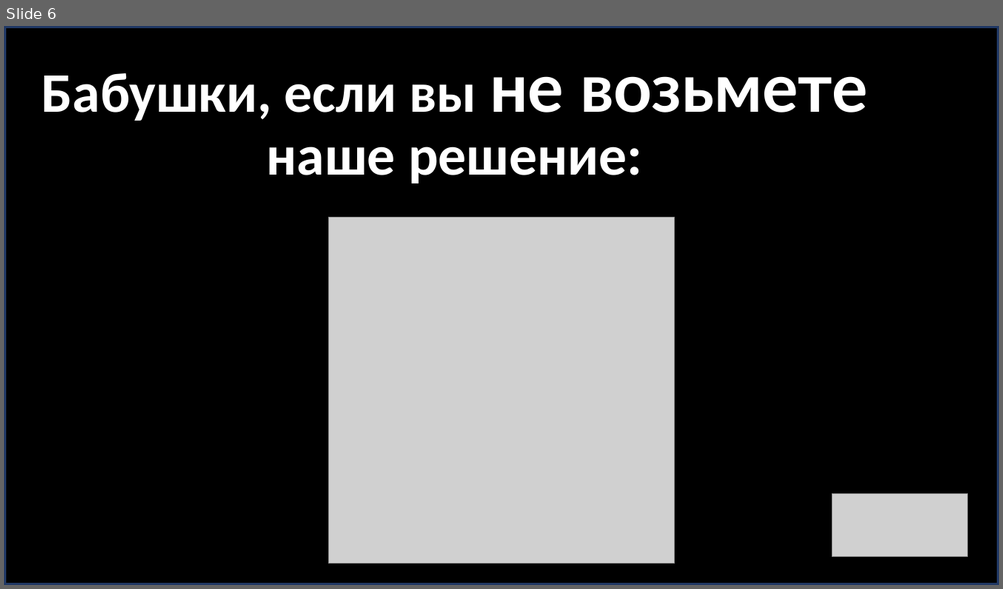
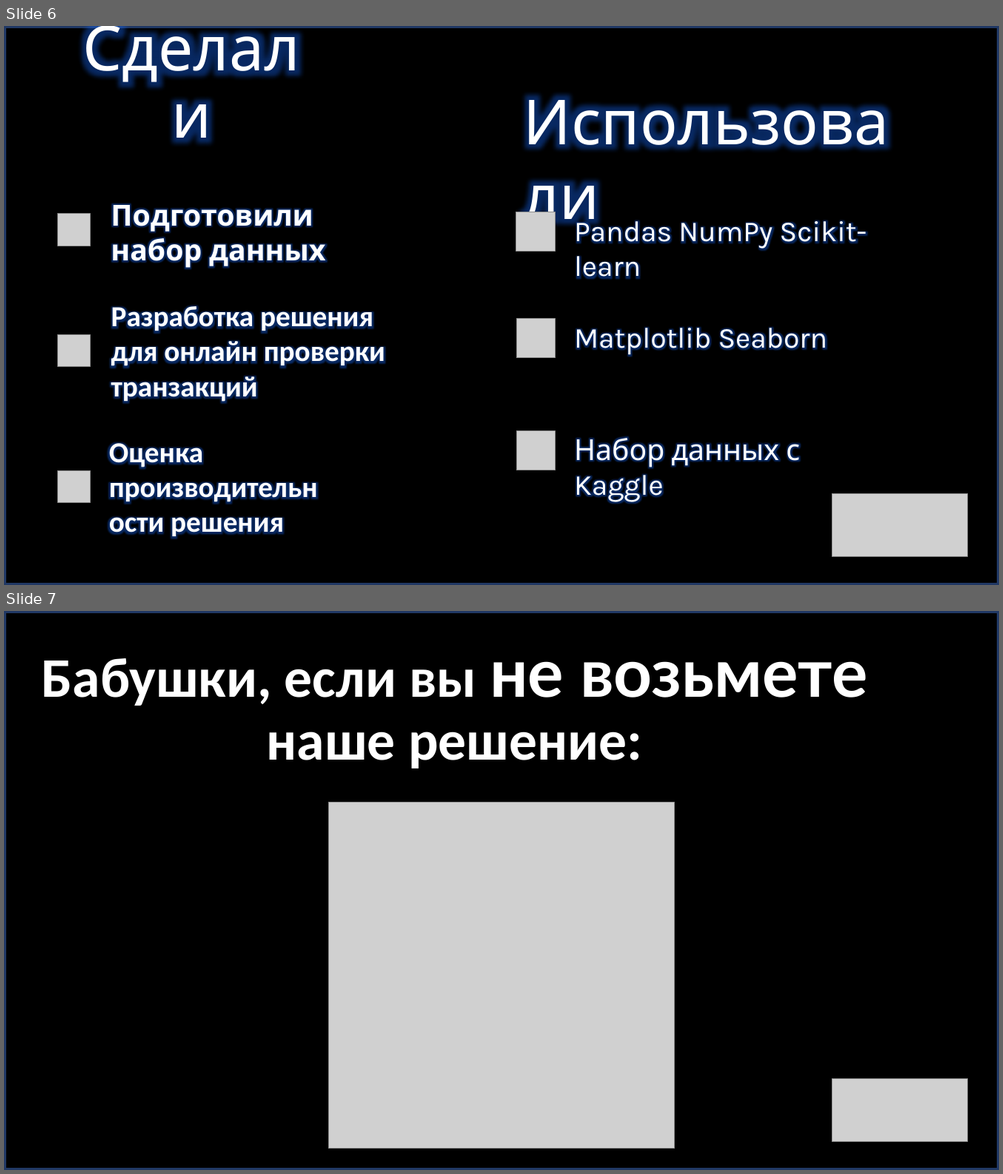
Before and after one commit to ksushaksuit/Nuclear_IT_hack_T1_task, a slide deck: Определение_фродовых_транзакций.pptx. Shown one above the other, each under a label of ours: slide 6 before the commit, slides 6 and 7 after it. The pictures are 1003x589 and 1003x1174 pixels, drawn with LibreOffice and Linux fonts; fonts in the diff are those of the drawing; grey boxes stand for pictures. Boxes give left, top, right and bottom in pixels: in the first picture for what was removed or moved away, otherwise in the second. Text is boxed around its words. In the diff, an @@ line names an element or a change of style, - is before the commit and + after.

Commit message:
новая презентация

```diff
--- a/Определение_фродовых_транзакций.pptx
+++ b/Определение_фродовых_транзакций.pptx
@@ slide 6 added at <box>4,26,999,585</box>, background #FFFFFF @@
@@ rectangle added at <box>4,26,999,585</box>, fill #000000, outline #203864 4.5 pt @@
@@ title added at <box>66,77,317,156</box>, 60 pt, text #FFFFFF @@
+Сделали
@@ text added at <box>516,79,930,162</box>, 60 pt, text #FFFFFF @@
+Использовали
@@ picture added at <box>58,213,90,245</box> @@
@@ text added at <box>111,204,325,269</box>, 28 pt, text #FFFFFF, bold @@
+Подготовили набор данных
@@ picture added at <box>516,212,555,250</box> @@
@@ text added at <box>574,215,867,279</box>, 28 pt, text #FFFFFF @@
+Pandas NumPy Scikit-learn
@@ text added at <box>111,303,385,404</box>, 28 pt, text #FFFFFF, bold @@
+Разработка решения для онлайн проверки транзакций
@@ picture added at <box>58,335,90,367</box> @@
@@ picture added at <box>517,319,555,359</box> @@
@@ text added at <box>574,327,828,355</box>, 28 pt, text #FFFFFF @@
+Matplotlib Seaborn
@@ text added at <box>109,438,284,540</box>, 28 pt, text #FFFFFF, bold @@
+Оценка производительности решения
@@ picture added at <box>517,432,555,471</box> @@
@@ text added at <box>574,437,800,503</box>, 28 pt, text #FFFFFF @@
+Набор данных с Kaggle
@@ picture added at <box>58,471,90,503</box> @@
@@ picture added at <box>832,494,968,557</box> @@
@@ what was slide 6 is now slide 7 @@
```
